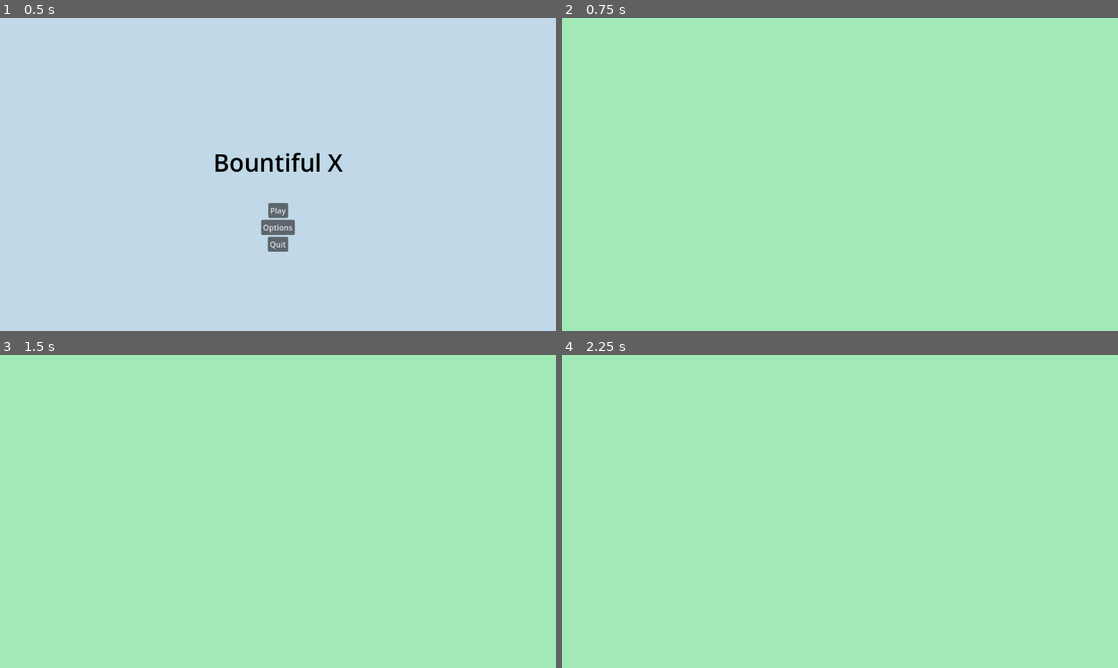
Above: before the commit, frames 1-4 (two rows, left to right).
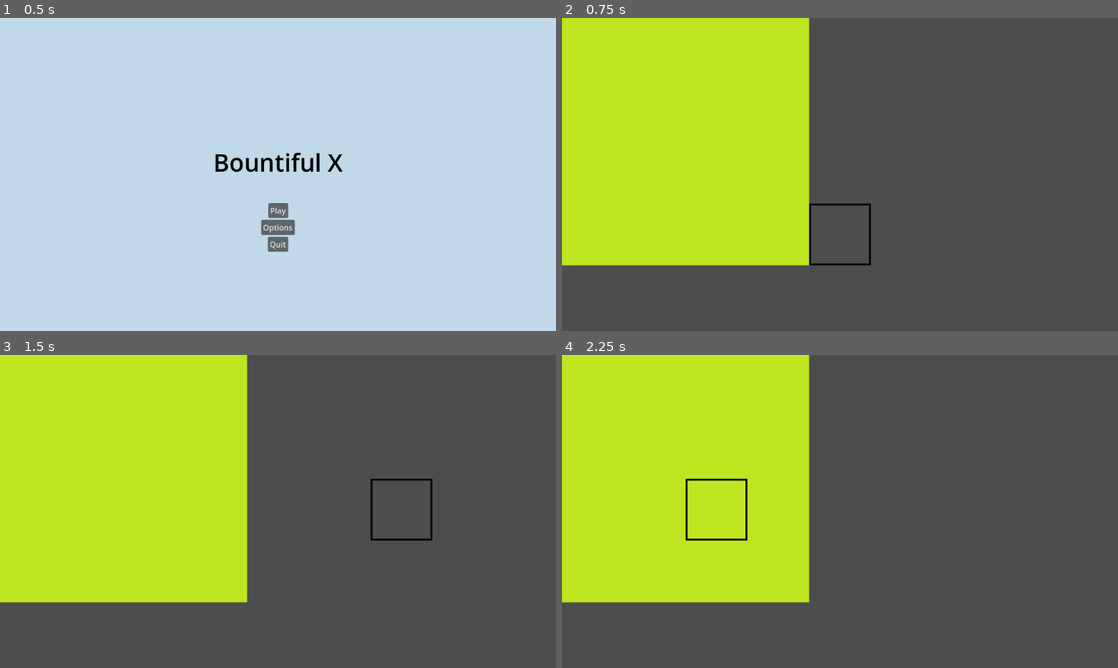
Above: after the commit, the same moments.

Repository: RTalaro/Bountiful-X
Game: Godot game, scene res://title.tscn
The game is run twice, just before and just after one commit, with the same random seed, the same clock (stepped at 60 frames per second) and the same inputs.
Inputs (mouse positions are in pixels of both pictures, inside the frame that each line leads up to):
- Up to frame 1 (0.5 s): no input
- Up to frame 2 (0.75 s): click "Play" at 0.5 s
- Up to frame 3 (1.5 s): tap Enter at 1.25 s; move the mouse to (400, 495) at 1.27 s
- Up to frame 4 (2.25 s): tap Space at 2 s; move the mouse to (728, 527) at 2.02 s

Frame 1 is identical in both runs. In frame 2, 100% of the frame differs, in the area x 0-100%, y 0-100%; in frame 3, 100%; in frame 4, 100%.

Commit message:
feat(tilemaps): add dirt tilemap and selection tilemap
Implemented a dirt tilemap for terrain and an extra selection tilemap for better interaction

The dirt tilemap handles basic terrain rendering, while the selection tilemap allows users to highlight and interact with specific tiles.

I'm killing myself.

Diff:
--- a/Bountiful X/farm.tscn
+++ b/Bountiful X/farm.tscn
@@ -1,6 +1,58 @@
-[gd_scene load_steps=2 format=3 uid="uid://c110xdrsqmod0"]
+[gd_scene load_steps=10 format=3 uid="uid://c110xdrsqmod0"]
 
 [ext_resource type="Script" path="res://farm.gd" id="1_smejx"]
+[ext_resource type="Texture2D" uid="uid://bmixmelkngomv" path="res://assets/Tilesets/Dirt1.png" id="2_crfn2"]
+[ext_resource type="Texture2D" uid="uid://d2i3dx316fl5a" path="res://assets/Tilesets/Select.png" id="3_o6w1m"]
+
+[sub_resource type="TileSetAtlasSource" id="TileSetAtlasSource_pk53p"]
+texture = ExtResource("2_crfn2")
+texture_region_size = Vector2i(128, 128)
+0:0/0 = 0
+
+[sub_resource type="TileSet" id="TileSet_a8cn7"]
+tile_size = Vector2i(128, 128)
+sources/0 = SubResource("TileSetAtlasSource_pk53p")
+
+[sub_resource type="GDScript" id="GDScript_u8q14"]
+script/source = "extends TileMapLayer
+
+
+var GridSize = 4
+var Dic = {}
+
+func _ready():
+	for x in GridSize:
+		for y in GridSize:
+			Dic[str(Vector2(x,y))] = {
+				\"type\": \"Dirt\"
+			}
+			set_cell(Vector2(x,y), 0, Vector2i(0,0), 0)
+"
+
+[sub_resource type="TileSetAtlasSource" id="TileSetAtlasSource_2bj6h"]
+texture = ExtResource("3_o6w1m")
+texture_region_size = Vector2i(128, 128)
+0:0/0 = 0
+
+[sub_resource type="TileSet" id="TileSet_ypyic"]
+tile_size = Vector2i(128, 128)
+sources/0 = SubResource("TileSetAtlasSource_2bj6h")
+
+[sub_resource type="GDScript" id="GDScript_e2rbo"]
+script/source = "extends TileMapLayer
+
+
+var GridSize = 100
+
+func _process(delta):
+	var tile = local_to_map(get_global_mouse_position())
+
+	for x in GridSize:
+		for y in GridSize:
+			erase_cell(Vector2(x,y))
+
+	set_cell(tile, 0, Vector2i(0,0), 0)
+"
 
 [node name="Farm" type="Control"]
 layout_mode = 3
@@ -12,6 +64,7 @@
 script = ExtResource("1_smejx")
 
 [node name="ColorRect" type="ColorRect" parent="."]
+visible = false
 layout_mode = 1
 anchors_preset = 15
 anchor_right = 1.0
@@ -19,3 +72,11 @@
 grow_horizontal = 2
 grow_vertical = 2
 color = Color(0.634776, 0.911304, 0.720938, 1)
+
+[node name="Dirt" type="TileMapLayer" parent="."]
+tile_set = SubResource("TileSet_a8cn7")
+script = SubResource("GDScript_u8q14")
+
+[node name="Select" type="TileMapLayer" parent="."]
+tile_set = SubResource("TileSet_ypyic")
+script = SubResource("GDScript_e2rbo")
Binary file added: Bountiful X/assets/Tilesets/Dirt1.png
Not shown, added: Bountiful X/assets/Tilesets/Dirt1.png.import
Binary file added: Bountiful X/assets/Tilesets/Select.png
Not shown, added: Bountiful X/assets/Tilesets/Select.png.import
